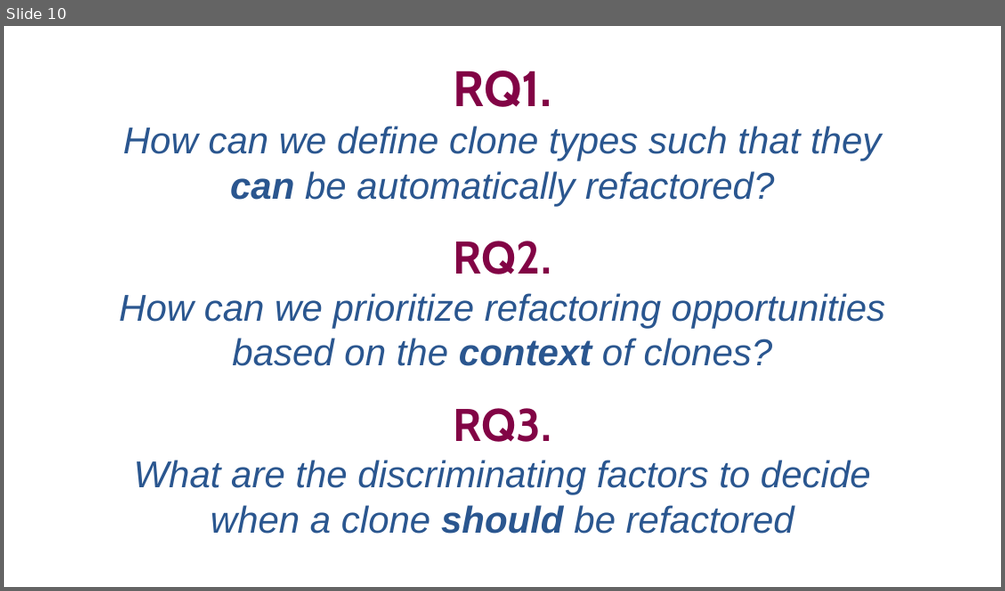
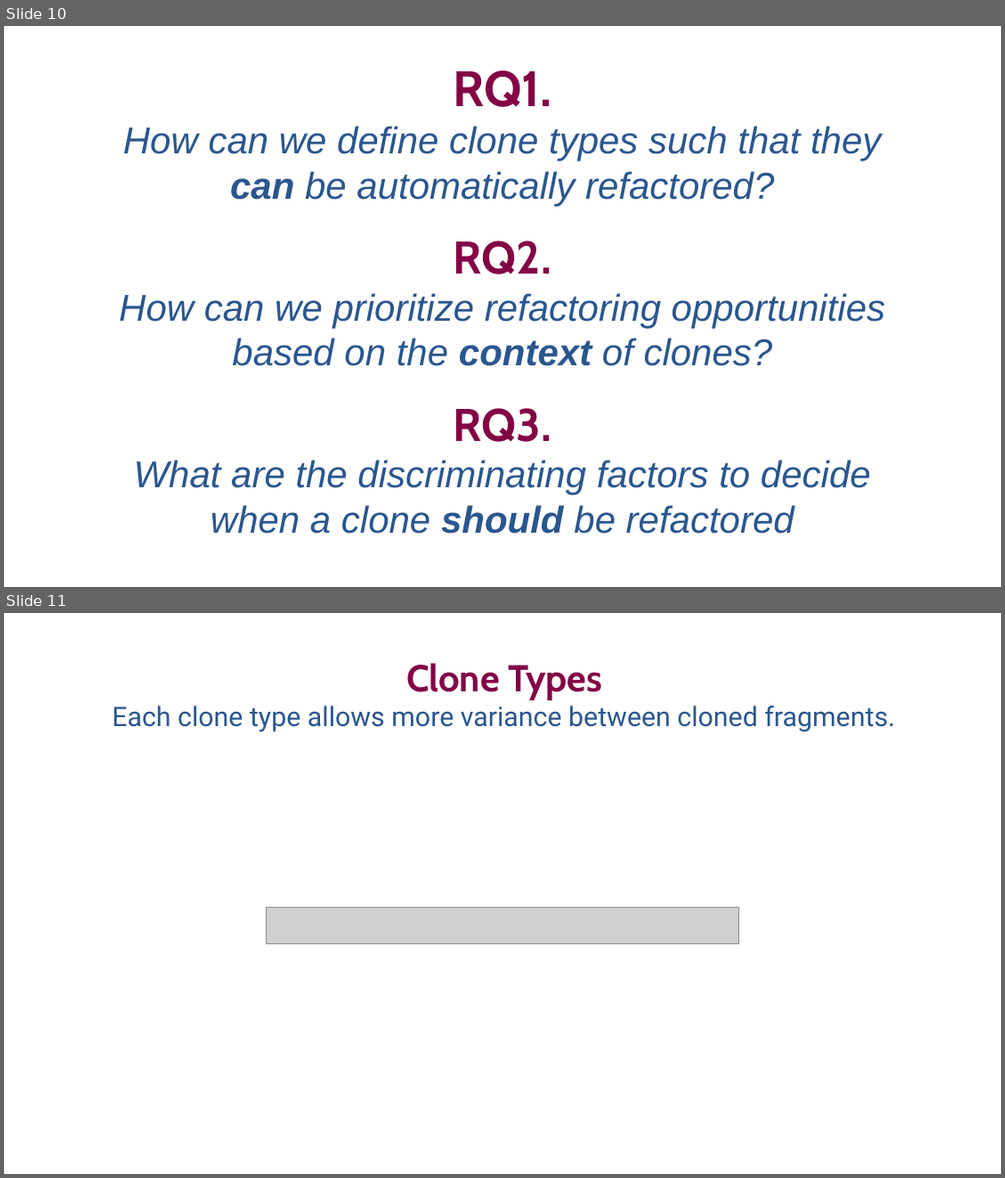
Before and after one commit to SimonBaars/Master-Thesis-Simon-Baars, a slide deck: presentations/FinalPresentation.odp. Shown one above the other, each under a label of ours: slide 10 before the commit, slides 10 and 11 after it. The pictures are 1005x591 and 1005x1178 pixels, drawn with LibreOffice and Linux fonts; fonts in the diff are those of the drawing; grey boxes stand for pictures. Boxes give left, top, right and bottom in pixels: in the first picture for what was removed or moved away, otherwise in the second. Text is boxed around its words. In the diff, an @@ line names an element or a change of style, - is before the commit and + after.

Commit message:
Types & Context

```diff
--- a/presentations/FinalPresentation.odp
+++ b/presentations/FinalPresentation.odp
@@ slide 11 added at (x1=4, y1=613, x2=1001, y2=1174), background #FFFFFF @@
@@ free added at (x1=45, y1=650, x2=963, y2=735), 26 pt, text #2A568F @@
+Clone Types
+Each clone type allows more variance between cloned fragments.
@@ picture added at (x1=267, y1=908, x2=739, y2=943) @@
```
Also in this commit, not shown: 2 slides changed, 5 other slides added, 4 slides removed.
